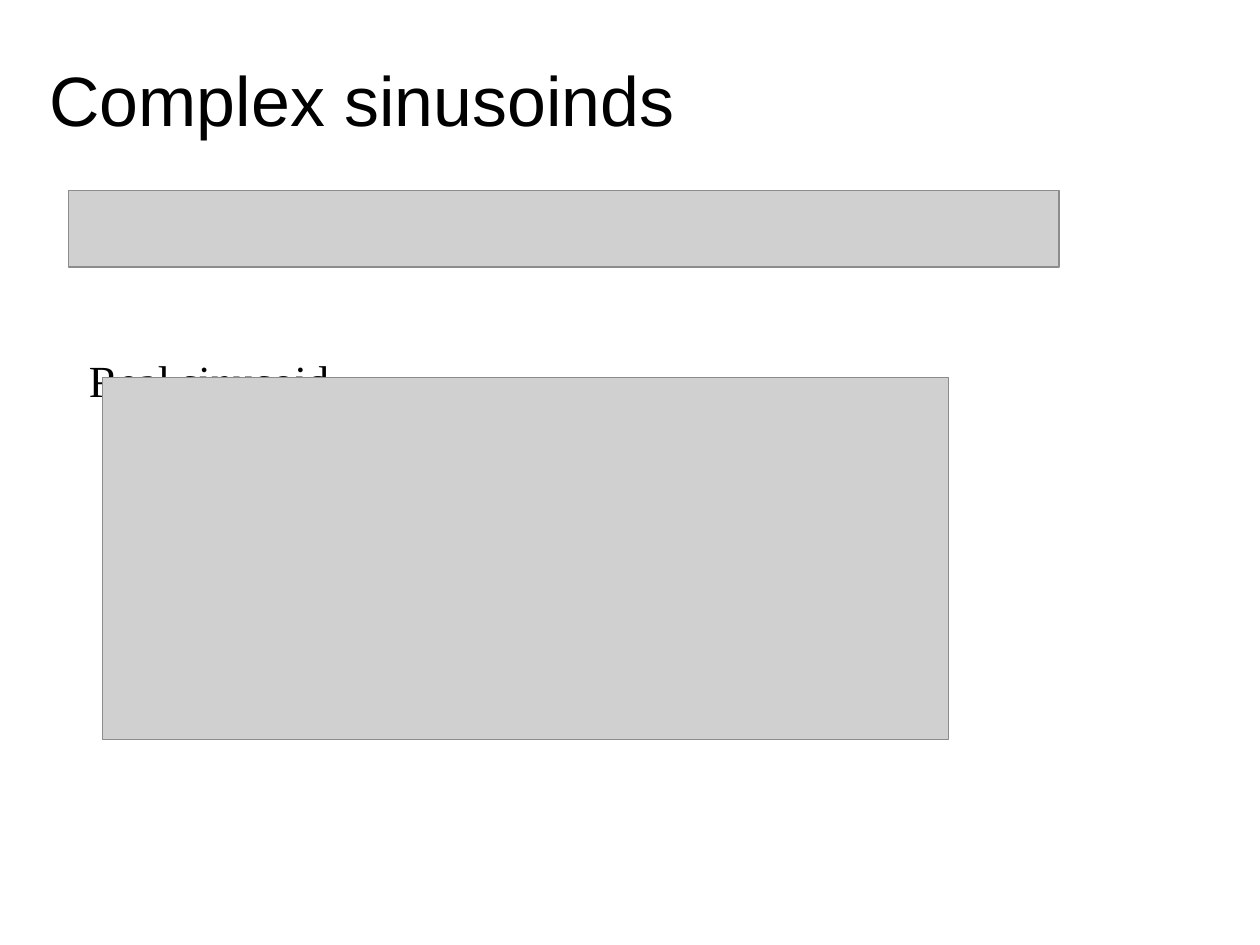
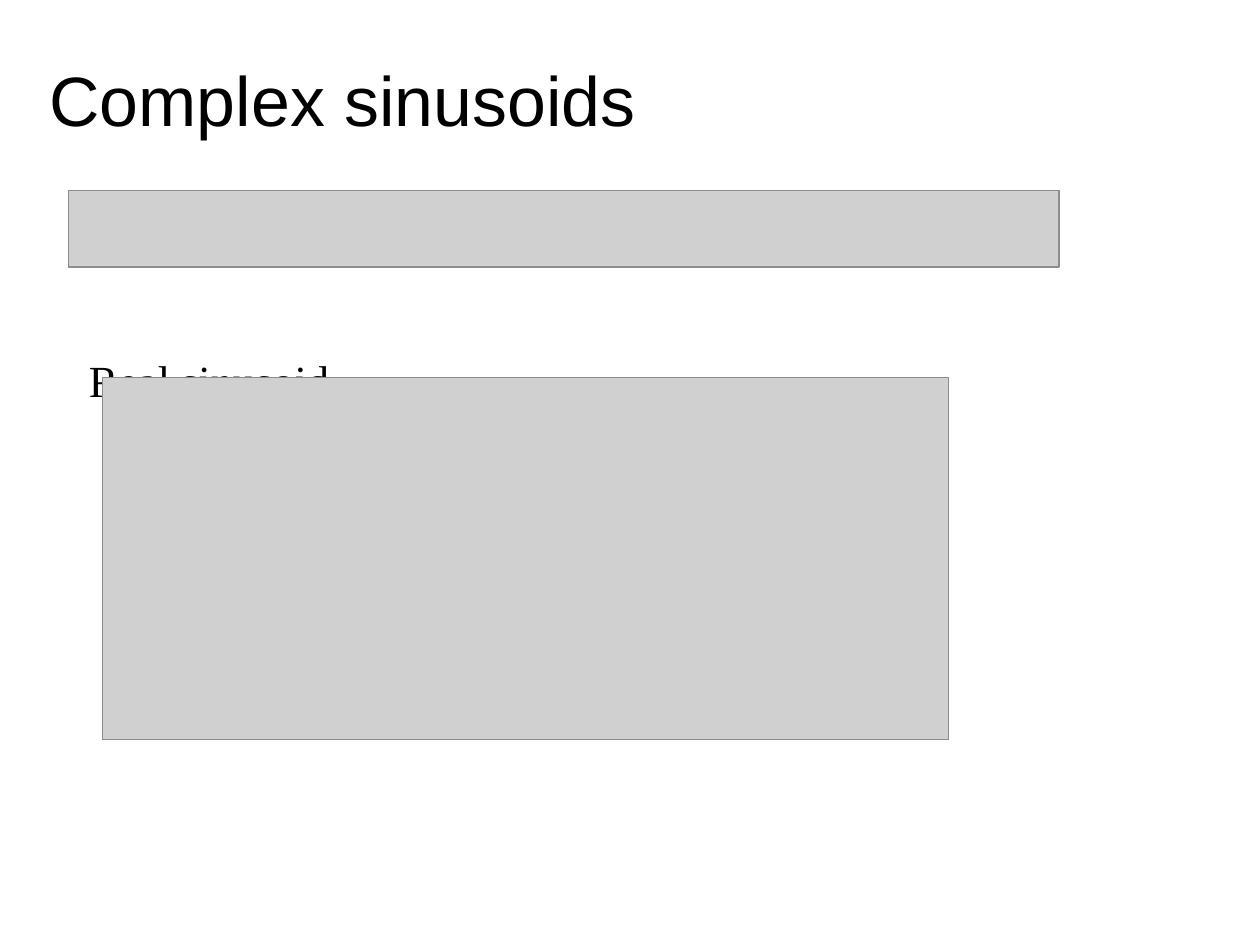
Before and after one commit to MTG/sms-tools, a slide deck: slide 8 of teaching-material/slides/1-Introduction/1-Basic-mathematics.odp. Drawn at 1260x945 pixels with LibreOffice and Linux fonts; fonts in the diff are those of the drawing; grey boxes stand for pictures. Boxes give left, top, right and bottom in pixels: in the first picture for what was removed or moved away, otherwise in the second. Text is boxed around its words. In the diff, an @@ line names an element or a change of style, - is before the commit and + after.

```diff
--- a/teaching-material/slides/1-Introduction/1-Basic-mathematics.odp
+++ b/teaching-material/slides/1-Introduction/1-Basic-mathematics.odp
@@ title at box(50, 75, 635, 139): text changed @@
-Complex sinusoinds
+Complex sinusoids
```
Also in this commit, not shown: 6 other slides changed, 18 other files.
